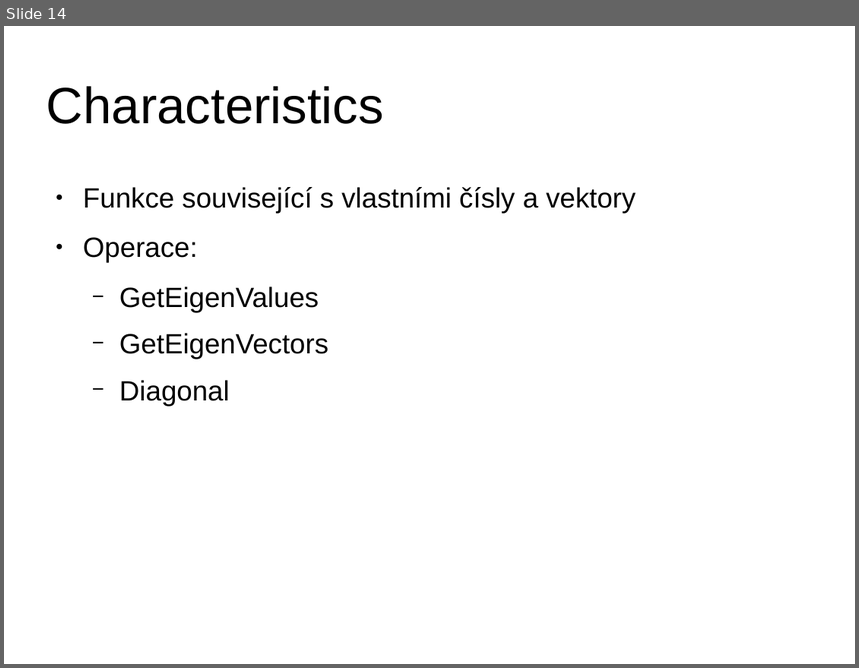
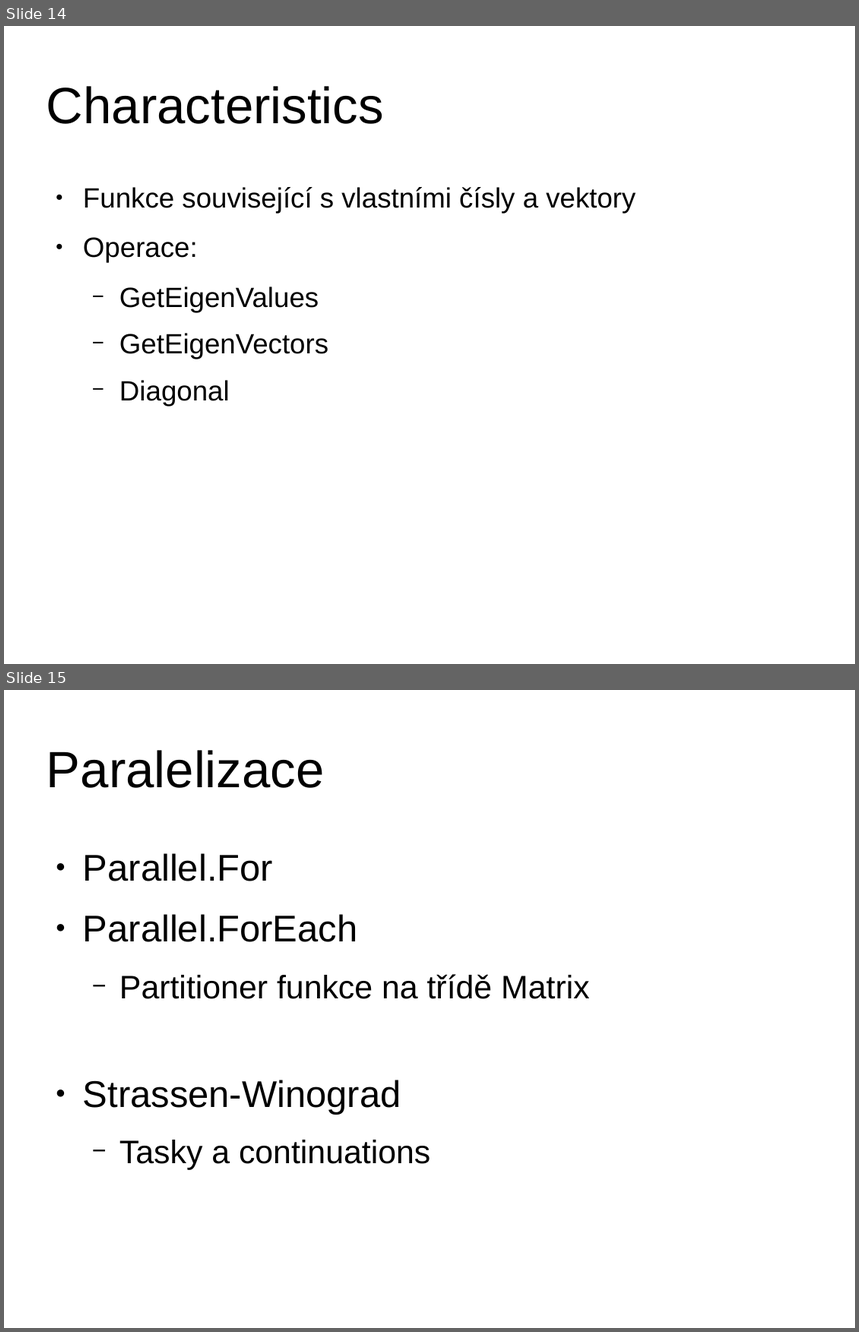
Before and after one commit to Neloop/MatrixLibrary, a slide deck: prezentace/prezentace.odp. Shown one above the other, each under a label of ours: slide 14 before the commit, slides 14 and 15 after it. The pictures are 859x668 and 859x1332 pixels, drawn with LibreOffice and Linux fonts; fonts in the diff are those of the drawing; background and template pictures are left out. Boxes give left, top, right and bottom in pixels: in the first picture for what was removed or moved away, otherwise in the second. Text is boxed around its words. In the diff, an @@ line names an element or a change of style, - is before the commit and + after.

```diff
--- a/prezentace/prezentace.odp
+++ b/prezentace/prezentace.odp
@@ slide 15 added at (x1=4, y1=690, x2=855, y2=1328), background #FFFFFF @@
@@ title added at (x1=47, y1=750, x2=325, y2=788), 47.6 pt, text #000000 @@
+Paralelizace
@@ text added at (x1=83, y1=853, x2=590, y2=1170), 30.4 pt, text #000000 @@
+● Parallel.For
+● Parallel.ForEach
+  − Partitioner funkce na třídě Matrix
+● Strassen-Winograd
+  − Tasky a continuations
```
Also in this commit, not shown: 2 slides changed, 1 slide removed.
